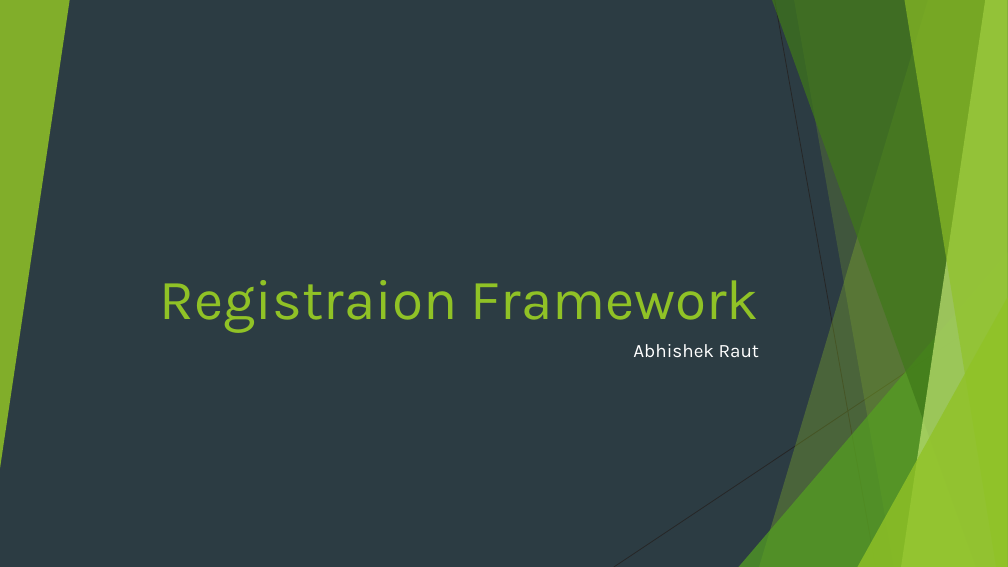
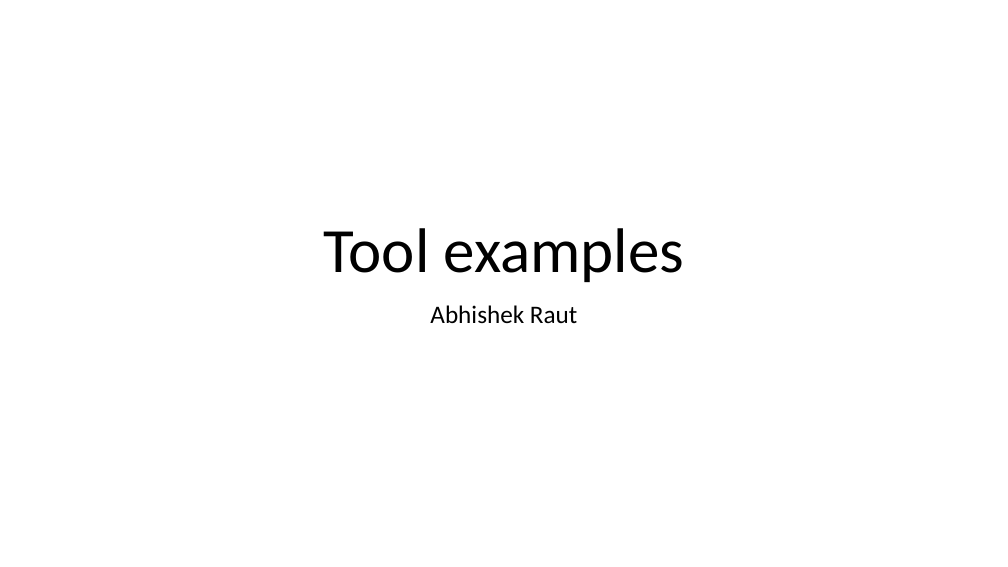
Before and after one commit to araut1/araut1.github.io, a slide deck: slide 1 of media/docs/registeration-framework-ppt.pptx. Drawn at 1008x567 pixels with LibreOffice and Linux fonts; fonts in the diff are those of the drawing. Boxes give left, top, right and bottom in pixels: in the first picture for what was removed or moved away, otherwise in the second. Text is boxed around its words. In the diff, an @@ line names an element or a change of style, - is before the commit and + after.

```diff
--- a/media/docs/registeration-framework-ppt.pptx
+++ b/media/docs/registeration-framework-ppt.pptx
@@ background #2C3C43 to #FFFFFF @@
@@ group removed at box(0, 0, 1008, 567): 5 freeform shapes, 3 triangles, 2 lines @@
@@ title at box(324, 228, 684, 282): text changed; size 54 to 60 pt; font Karla to Calibri; text colour #90C226 to #000000 @@
-Registraion Framework
+Tool examples
@@ subtitle "Abhishek Raut": place and size @@
-subtitle "Abhishek Raut" at box(633, 344, 760, 358)
+subtitle "Abhishek Raut" at box(430, 305, 577, 323)
@@ subtitle "Abhishek Raut" at box(430, 305, 577, 323): size 18 to 24 pt, font Karla to Calibri, text colour #FFFFFF to #000000; alignment right to centre; line spacing 1 to 0.9 @@
```
Also in this commit, not shown: 1 other slide changed, 8 slides added, 1 slide removed, 8 other files.
